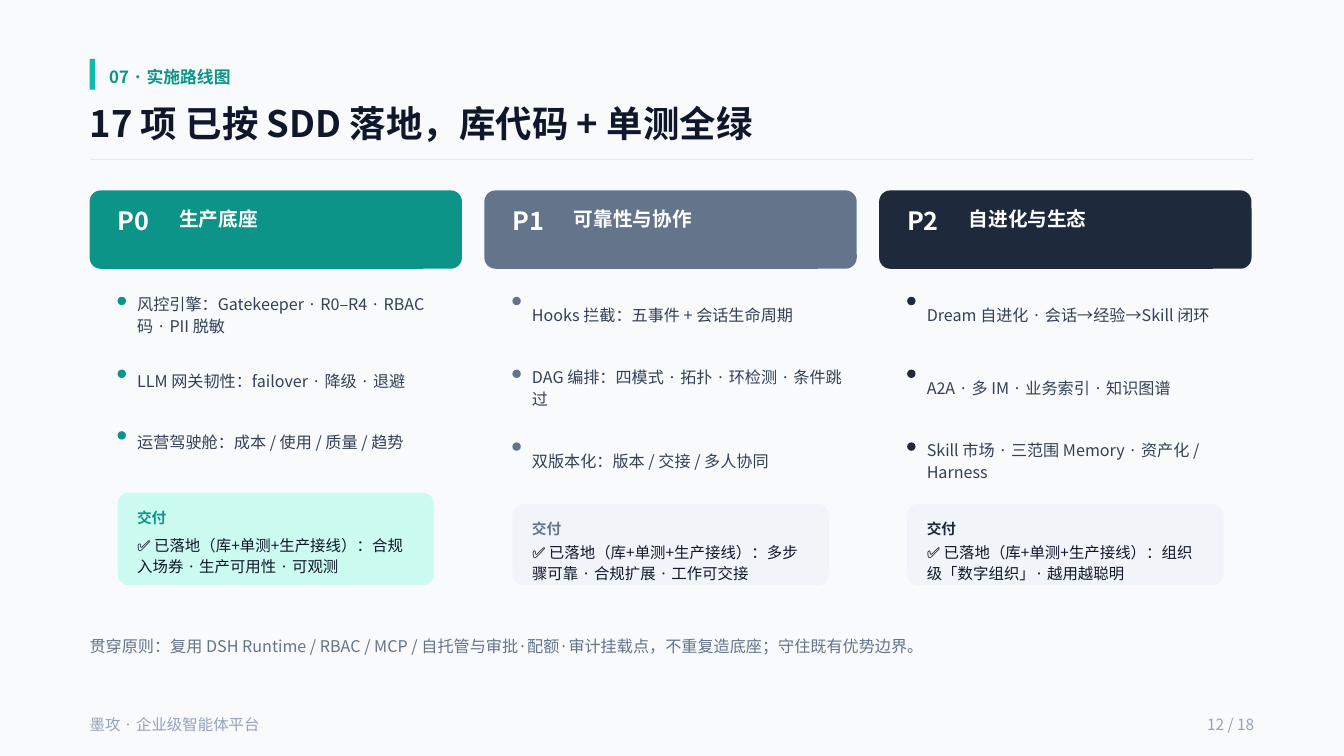
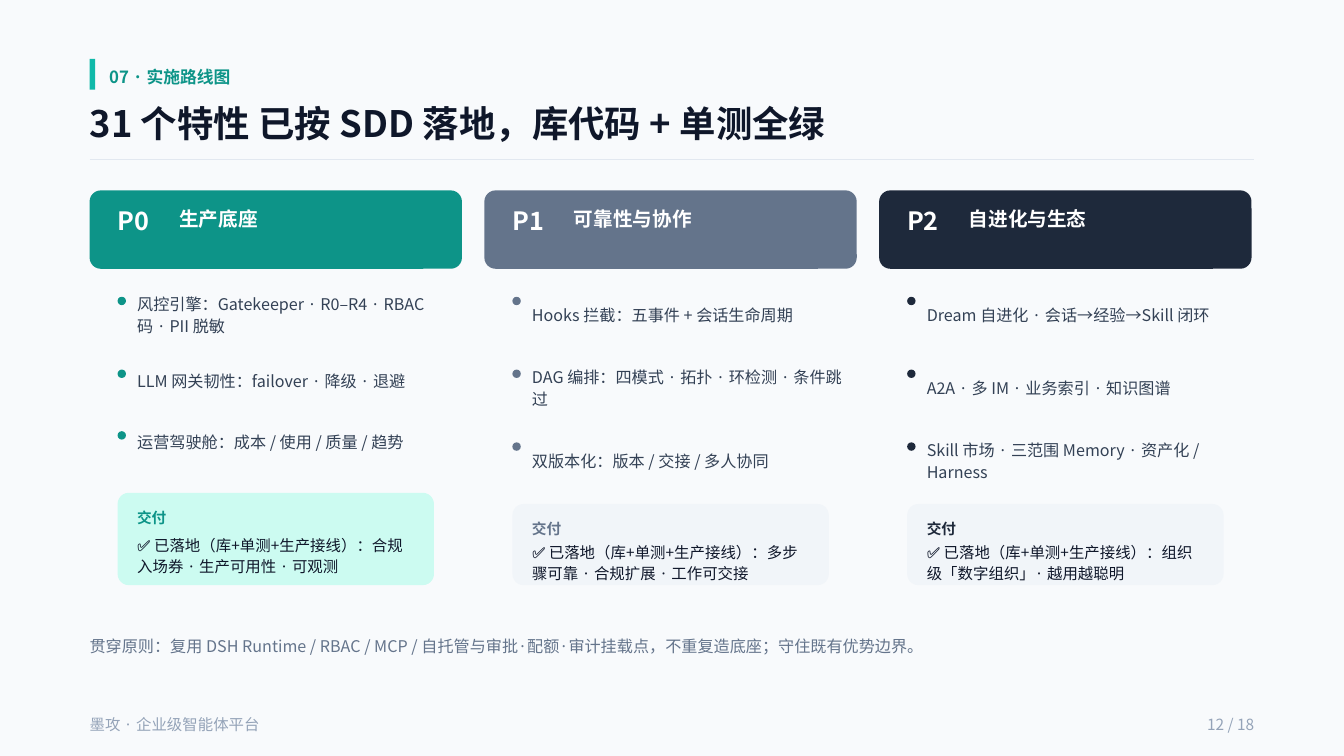
Before and after one commit to cooper2006/mogo, a slide deck: slide 12 of docs/intro-v4.pptx. Drawn at 1344x756 pixels with LibreOffice and Linux fonts; fonts in the diff are those of the drawing. Boxes give left, top, right and bottom in pixels: in the first picture for what was removed or moved away, otherwise in the second. Text is boxed around its words. In the diff, an @@ line names an element or a change of style, - is before the commit and + after.

Commit message:
docs: refresh README/PPTX and backfill SDD artifacts (027/029/030/031)
README/README.zh-CN 修正 027 迁移状态(R1/R2/R3 已落地，默认仍 MongoDB，PanWeiDB 经 MOGO_DATA_BACKEND 可选开启)；intro-v4.pptx 同步 v0.2.4 版本/计数/测试基线并补充 027–031；029 补 checklists+quickstart，030/031 补 quickstart，027 补记 R4 compose 一体化收尾。(.specify/feature.json 按框架约定忽略入库)

```diff
--- a/docs/intro-v4.pptx
+++ b/docs/intro-v4.pptx
@@ text at (90, 106, 826, 142): text changed @@
-17 项 已按 SDD 落地，库代码 + 单测全绿
+31 个特性 已按 SDD 落地，库代码 + 单测全绿
```
Also in this commit, not shown: 4 other slides changed, 8 other files.
